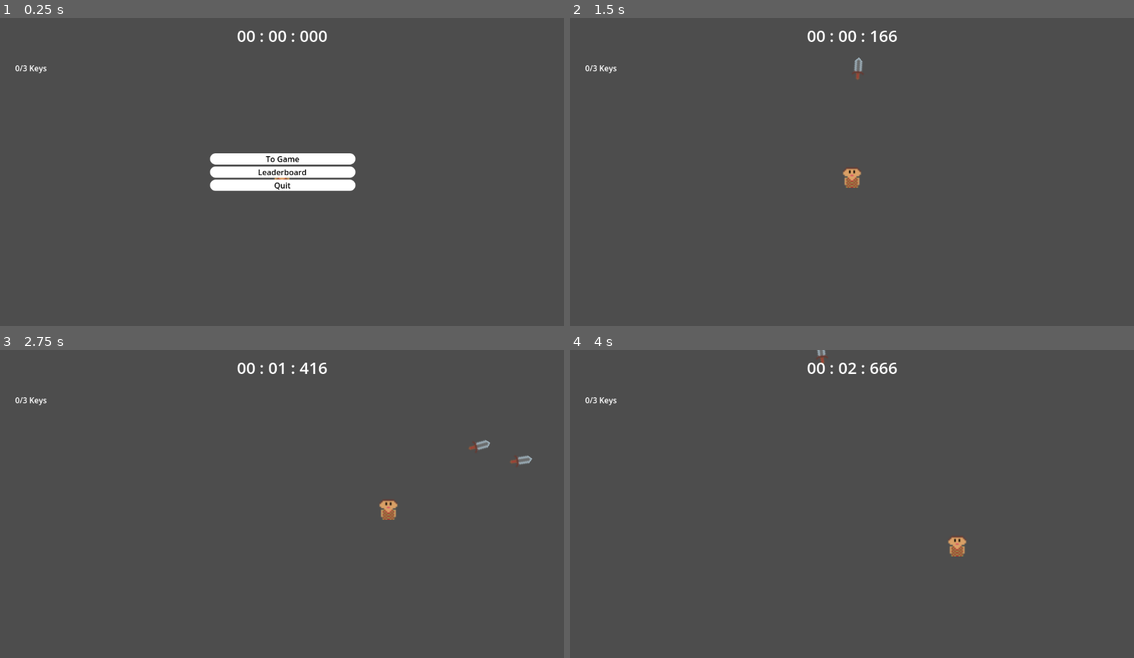
Above: before the commit, frames 1-4 (two rows, left to right).
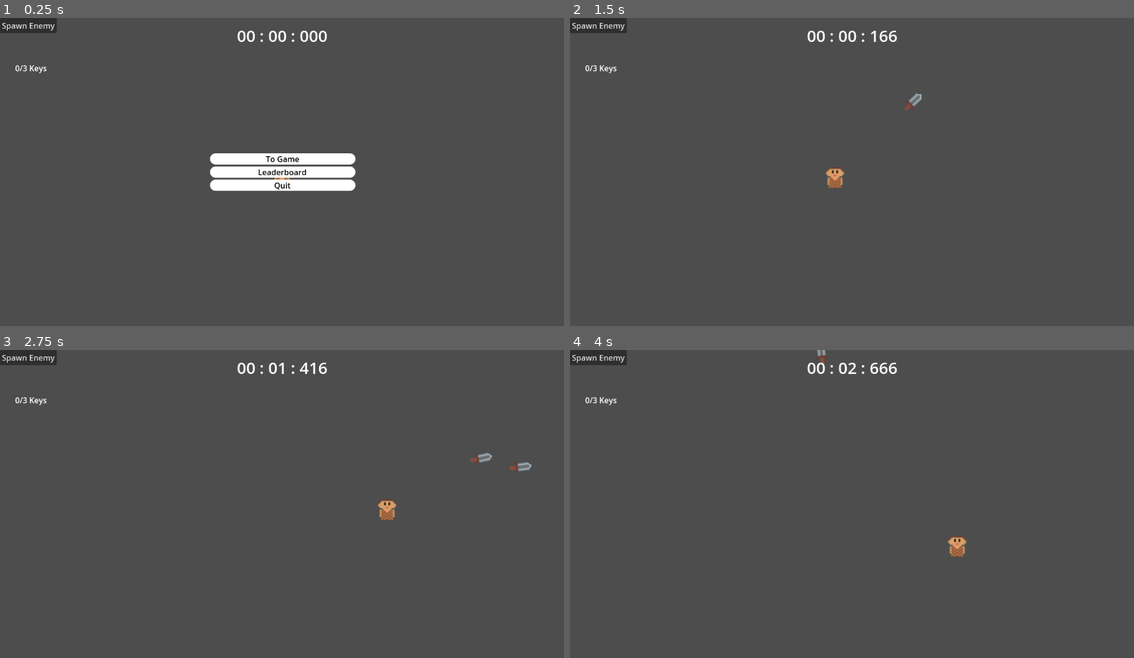
Above: after the commit, the same moments.

Repository: justaplummer/Jame-Gam
Game: Godot game, scene res://Scenes/game_controller.tscn
Two runs of this game, one before a commit and one after it. Both use one fixed random seed, a clock stepped at 60 frames per second and the inputs below.
Inputs (mouse positions are in pixels of both pictures, inside the frame that each line leads up to):
- Up to frame 1 (0.25 s): no input
- Up to frame 2 (1.5 s): click (598, 24) at 0.5 s, where only the run after the commit has a clickable "Spawn Enemy"; click "To Game" at 1.25 s
- Up to frame 3 (2.75 s): tap Enter (ui_accept) at 2, 2.27 s; move the mouse to (406, 491) at 2.02 s; hold Right (ui_right) from 2.03 s (still down); tap Space (attack) at 2.1 s
- Up to frame 4 (4 s): move the mouse to (739, 525) at 2.77 s; release Right (ui_right) at 2.78 s; hold Down (ui_down) 2.78-3.53 s; tap Space (attack) at 2.85, 3.6 s; tap Enter (ui_accept) at 3.02 s; move the mouse to (908, 439) at 3.52 s; hold Right (ui_right) from 3.53 s (still down)

The runs differ from the first frame. In frame 1, 0.4% of the frame differs, in the area x 0-11%, y 0-5%; in frame 2, 0.9%, in the area x 0-63%, y 0-56%; in frame 3, 0.8%; in frame 4, 0.4%.
Error in both runs: Invalid access to property or key 'player_identifier' on a base object of type 'Nil'. (res://Scripts/LootLocker.gd:72)

Commit message:
add button to spawn enemies
Adds 1 enemy to the origin. This will make it easy to test changes for the enemies

Diff:
--- a/Scenes/game_controller.tscn
+++ b/Scenes/game_controller.tscn
@@ -1,12 +1,14 @@
-[gd_scene load_steps=5 format=3 uid="uid://bb0bi0coaee6k"]
+[gd_scene load_steps=6 format=3 uid="uid://bb0bi0coaee6k"]
 
 [ext_resource type="PackedScene" uid="uid://seuu7p0lhlpm" path="res://Scenes/player.tscn" id="1_7apis"]
 [ext_resource type="Script" path="res://Scripts/game_controller.gd" id="1_5302l"]
+[ext_resource type="PackedScene" uid="uid://cgxr0ba6g16od" path="res://Scenes/enemy.tscn" id="2_cinbi"]
 [ext_resource type="PackedScene" uid="uid://bap5id501d27i" path="res://Scenes/main_menu.tscn" id="2_k554e"]
 [ext_resource type="PackedScene" uid="uid://d1fmjiurt5nl5" path="res://Scenes/hud.tscn" id="3_p40da"]
 
 [node name="GameController" type="Node"]
 script = ExtResource("1_5302l")
+enemy_scene = ExtResource("2_cinbi")
 
 [node name="Player" parent="." instance=ExtResource("1_7apis")]
 
@@ -16,3 +18,10 @@
 metadata/_edit_use_anchors_ = true
 
 [node name="MainMenu" parent="CanvasLayer" instance=ExtResource("2_k554e")]
+
+[node name="Spawn_Enemy" type="Button" parent="CanvasLayer"]
+offset_right = 8.0
+offset_bottom = 8.0
+text = "Spawn Enemy"
+
+[connection signal="pressed" from="CanvasLayer/Spawn_Enemy" to="." method="_on_spawn_enemy_pressed"]
--- a/Scripts/enemy.gd
+++ b/Scripts/enemy.gd
@@ -2,5 +2,4 @@
 
 
 func on_hit():
-	print("enemy recieved hit!")
 	queue_free()
--- a/Scripts/game_controller.gd
+++ b/Scripts/game_controller.gd
@@ -2,6 +2,7 @@
 
 @onready var hud: Hud = $CanvasLayer/HUD
 @onready var main_menu: Control = $CanvasLayer/MainMenu
+@export var enemy_scene: PackedScene
 
 # Called when the node enters the scene tree for the first time.
 func _ready() -> void:
@@ -17,3 +18,8 @@
 	#how to freeze player control and enemy movement when menu is open?
 	main_menu.visible = !main_menu.visible
 	hud.toggle_timer()
+
+
+func _on_spawn_enemy_pressed() -> void:
+	var enemy = enemy_scene.instantiate()
+	add_child(enemy)
